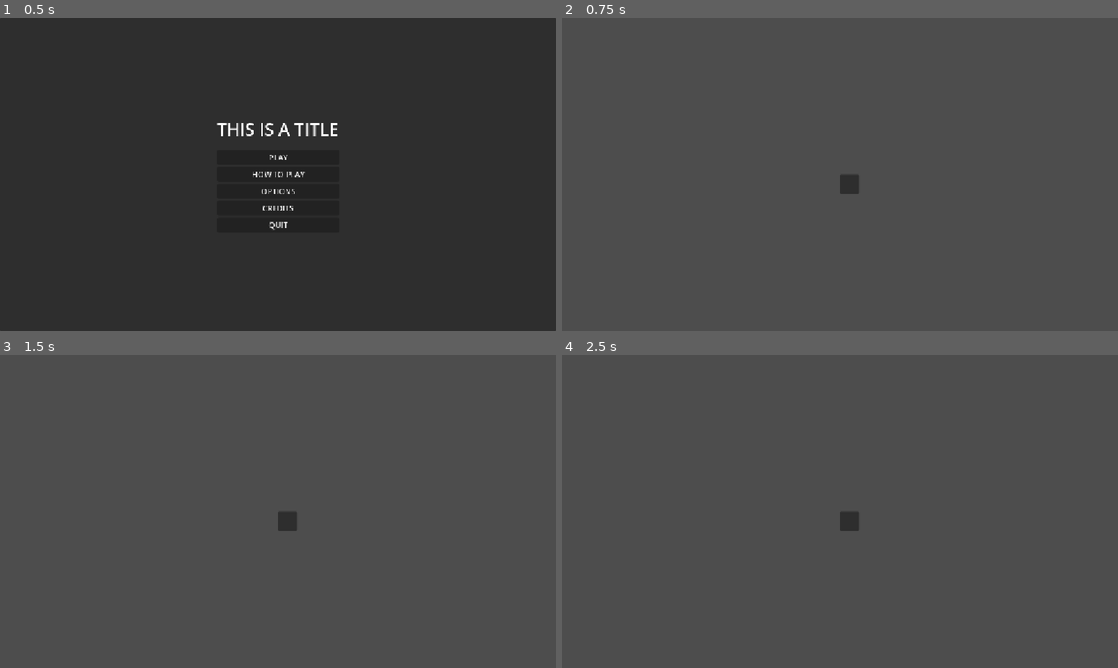
Above: before the commit, frames 1-4 (two rows, left to right).
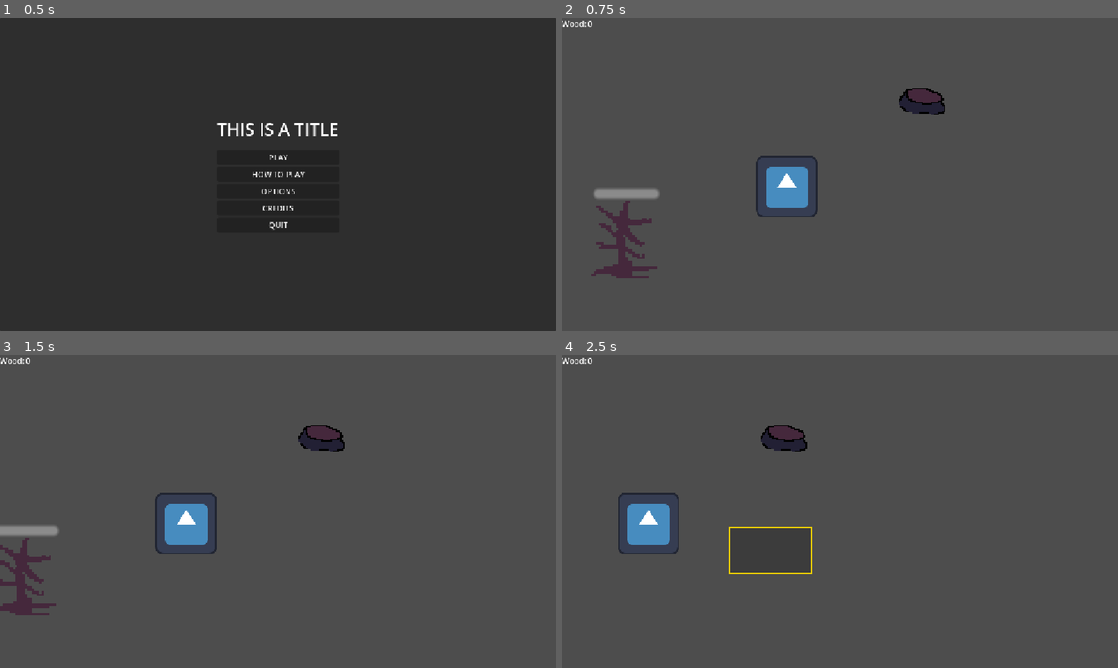
Above: after the commit, the same moments.

Repository: CIlie23/Untitled-MicroJam68-Game
Game: Godot game, scene res://src/ui/menus/main_menu.tscn
Two runs of this game, one before a commit and one after it. Both use one fixed random seed, a clock stepped at 60 frames per second and the inputs below. The engine's default icon, where the game draws it, is replaced by a stand-in: a white triangle on a blue panel in a dark square. Sound files missing from this copy of the repository are replaced by a short silence.
Inputs (mouse positions are in pixels of both pictures, inside the frame that each line leads up to):
- Up to frame 1 (0.5 s): no input
- Up to frame 2 (0.75 s): click "PLAY" at 0.5 s
- Up to frame 3 (1.5 s): tap Enter at 1.25 s; move the mouse to (400, 495) at 1.27 s; press the mouse at (400, 495) at 1.28 s; hold Right (ui_right) from 1.28 s (still down)
- Up to frame 4 (2.5 s): right-click (962, 495) at 1.55 s; release Right (ui_right) at 2 s; release the mouse at (962, 495) at 2 s; drag from (728, 527) to (812, 574) at 2.02 s

Frame 1 is identical in both runs. In frame 2, 3.4% of the frame differs, in the area x 0-69%, y 0-84%; in frame 3, 3.3%; in frame 4, 2.2%.

Commit message:
Unit logic + Spawning

Diff:
--- /dev/null
+++ b/assets/entities/unit/unit.gd
@@ -0,0 +1,34 @@
+extends CharacterBody2D
+
+@export var selected:bool = false
+@onready var box: Panel = $Box
+
+var target: Vector2 = Vector2.ZERO
+var follow_cursor = false
+var Speed = 550
+
+func _ready() -> void:
+	set_selected(selected)
+
+func set_selected(value):
+	selected = value
+	box.visible = value
+
+func _input(event: InputEvent) -> void:
+	if event.is_action_pressed("RightClick"):
+		follow_cursor = true
+	if event.is_action_released("RightClick"):
+		follow_cursor = false
+
+func _physics_process(delta: float) -> void:
+	if follow_cursor and selected:
+		target = get_global_mouse_position()
+		velocity = global_position.direction_to(target) * Speed
+		if global_position.distance_to(target) > 15:
+			move_and_slide()
+			#play walk anim
+		else:
+			velocity = Vector2.ZERO
+			#anim stop
+	else:
+		velocity = Vector2.ZERO
--- /dev/null
+++ b/assets/entities/unit/unit.tscn
@@ -0,0 +1,35 @@
+[gd_scene format=3 uid="uid://h8vpc05mtwi0"]
+
+[ext_resource type="Texture2D" uid="uid://4q335xxs2p" path="res://icon.svg" id="1_mukvx"]
+[ext_resource type="Script" uid="uid://b5giqhkwkvnt8" path="res://assets/entities/unit/unit.gd" id="1_q456h"]
+
+[sub_resource type="RectangleShape2D" id="RectangleShape2D_fqy7p"]
+size = Vector2(139, 143)
+
+[sub_resource type="StyleBoxFlat" id="StyleBoxFlat_rtxm7"]
+bg_color = Color(0.6, 0.6, 0.6, 0)
+border_width_left = 5
+border_width_top = 5
+border_width_right = 5
+border_width_bottom = 5
+border_color = Color(1, 0, 0.3372549, 1)
+border_blend = true
+
+[node name="Unit" type="CharacterBody2D" unique_id=1370506533 groups=["unit"]]
+script = ExtResource("1_q456h")
+
+[node name="CollisionShape2D" type="CollisionShape2D" parent="." unique_id=1358620830]
+position = Vector2(-1.5, -0.5)
+shape = SubResource("RectangleShape2D_fqy7p")
+
+[node name="Sprite2D" type="Sprite2D" parent="." unique_id=1280843234]
+texture = ExtResource("1_mukvx")
+
+[node name="Box" type="Panel" parent="." unique_id=896607805]
+offset_left = -71.0
+offset_top = -72.0
+offset_right = 68.0
+offset_bottom = 71.0
+theme_override_styles/panel = SubResource("StyleBoxFlat_rtxm7")
+
+[connection signal="input_event" from="." to="." method="_on_input_event"]
--- /dev/null
+++ b/assets/terrain/townhall/townhall.gd
@@ -0,0 +1,23 @@
+extends StaticBody2D
+
+var mouseEntered = false
+@onready var select: Panel = $Selected
+var Selected = false
+
+# Called every frame. 'delta' is the elapsed time since the previous frame.
+func _process(delta: float) -> void:
+	select.visible = Selected
+
+func _input(event: InputEvent) -> void:
+	if event.is_action_pressed("LeftClick"):
+		if mouseEntered == true:
+			Selected = !Selected
+			if Selected == true:
+				Global.spawnUnit(position)
+
+func _on_mouse_entered() -> void:
+	mouseEntered = true
+
+
+func _on_mouse_exited() -> void:
+	mouseEntered = false
--- /dev/null
+++ b/assets/terrain/townhall/townhall.tscn
@@ -0,0 +1,38 @@
+[gd_scene format=3 uid="uid://ncn1qvqrj1l0"]
+
+[ext_resource type="Texture2D" uid="uid://itxa4y6l8f7v" path="res://assets/textures/soup/soup.png" id="1_j6gtm"]
+[ext_resource type="Script" uid="uid://clx6u41rawc03" path="res://assets/terrain/townhall/townhall.gd" id="1_k2fjg"]
+
+[sub_resource type="RectangleShape2D" id="RectangleShape2D_fqy7p"]
+size = Vector2(29, 10)
+
+[sub_resource type="StyleBoxFlat" id="StyleBoxFlat_k2fjg"]
+bg_color = Color(0.6, 0.6, 0.6, 0)
+border_width_left = 5
+border_width_top = 5
+border_width_right = 5
+border_width_bottom = 5
+border_color = Color(1, 0, 0.3372549, 1)
+border_blend = true
+
+[node name="Townhall" type="StaticBody2D" unique_id=1677700993]
+input_pickable = true
+script = ExtResource("1_k2fjg")
+
+[node name="Sprite2D" type="Sprite2D" parent="." unique_id=353445144]
+texture = ExtResource("1_j6gtm")
+
+[node name="CollisionShape2D" type="CollisionShape2D" parent="." unique_id=1638643384]
+position = Vector2(-0.5, 9)
+shape = SubResource("RectangleShape2D_fqy7p")
+
+[node name="Selected" type="Panel" parent="." unique_id=1552119480]
+offset_left = -17.0
+offset_top = -5.0
+offset_right = 17.0
+offset_bottom = 17.0
+mouse_filter = 2
+theme_override_styles/panel = SubResource("StyleBoxFlat_k2fjg")
+
+[connection signal="mouse_entered" from="." to="." method="_on_mouse_entered"]
+[connection signal="mouse_exited" from="." to="." method="_on_mouse_exited"]
--- /dev/null
+++ b/assets/terrain/tree/tree.gd
@@ -0,0 +1,47 @@
+extends StaticBody2D
+
+var totalTime = 5
+var currTime
+var units = 0
+
+@onready var timer: Timer = $Timer
+@onready var bar: ProgressBar = $ProgressBar
+
+
+# Called when the node enters the scene tree for the first time.
+func _ready() -> void:
+	currTime = totalTime
+	bar.max_value = totalTime
+
+# Called every frame. 'delta' is the elapsed time since the previous frame.
+func _process(delta: float) -> void:
+	bar.value = currTime
+	if currTime <= 0:
+		treeChopped()
+
+
+func _on_chop_area_body_entered(body: Node2D) -> void:
+	if "Unit" in body.name:
+		units += 1
+		startChopping()
+
+func _on_chop_area_body_exited(body: Node2D) -> void:
+	if "Unit" in body.name:
+		units -= 1
+		if units <= 0:
+			timer.stop()
+
+
+func _on_timer_timeout() -> void:
+	var chopSpeed = 1 * units #more units round the tree, faster it goes
+	currTime -= chopSpeed
+	var tween = get_tree().create_tween()
+	tween.tween_property(bar, "value", currTime, 0.5).set_trans(Tween.TRANS_LINEAR)
+
+func startChopping():
+	if timer.is_stopped():
+		timer.start()
+
+func treeChopped():
+	Global.Wood += 1
+	queue_free()
--- /dev/null
+++ b/assets/terrain/tree/tree.tscn
@@ -0,0 +1,39 @@
+[gd_scene format=3 uid="uid://db35skuyw7efj"]
+
+[ext_resource type="Script" uid="uid://b7o5qftdogkv7" path="res://assets/terrain/tree/tree.gd" id="1_3oxyo"]
+[ext_resource type="Texture2D" uid="uid://balrxcuy5esrk" path="res://assets/textures/tiles/tree.png" id="2_21jrs"]
+
+[sub_resource type="RectangleShape2D" id="RectangleShape2D_fqy7p"]
+size = Vector2(13, 7.5)
+
+[sub_resource type="CircleShape2D" id="CircleShape2D_rtxm7"]
+radius = 23.021729
+
+[node name="Tree" type="StaticBody2D" unique_id=387960191]
+script = ExtResource("1_3oxyo")
+
+[node name="Sprite2D" type="Sprite2D" parent="." unique_id=608332616]
+texture = ExtResource("2_21jrs")
+
+[node name="CollisionShape2D" type="CollisionShape2D" parent="." unique_id=54774457]
+position = Vector2(-1.5, 13.25)
+shape = SubResource("RectangleShape2D_fqy7p")
+
+[node name="ChopArea" type="Area2D" parent="." unique_id=1623105865]
+
+[node name="CollisionShape2D" type="CollisionShape2D" parent="ChopArea" unique_id=118113324]
+position = Vector2(-1, 2)
+shape = SubResource("CircleShape2D_rtxm7")
+
+[node name="Timer" type="Timer" parent="." unique_id=158423131]
+
+[node name="ProgressBar" type="ProgressBar" parent="." unique_id=1490392441]
+offset_left = -13.0
+offset_top = -21.0
+offset_right = 14.0
+offset_bottom = -17.0
+show_percentage = false
+
+[connection signal="body_entered" from="ChopArea" to="." method="_on_chop_area_body_entered"]
+[connection signal="body_exited" from="ChopArea" to="." method="_on_chop_area_body_exited"]
+[connection signal="timeout" from="Timer" to="." method="_on_timer_timeout"]
--- a/project.godot
+++ b/project.godot
@@ -26,6 +26,33 @@
 window/stretch/mode="canvas_items"
 window/stretch/aspect="expand"
 
+[global_group]
+
+unit=""
+
+[input]
+
+LeftClick={
+"deadzone": 0.2,
+"events": [Object(InputEventMouseButton,"resource_local_to_scene":false,"resource_name":"","device":-1,"window_id":0,"alt_pressed":false,"shift_pressed":false,"ctrl_pressed":false,"meta_pressed":false,"button_mask":1,"position":Vector2(245, 18),"global_position":Vector2(254, 66),"factor":1.0,"button_index":1,"canceled":false,"pressed":true,"double_click":false,"script":null)
+]
+}
+RightClick={
+"deadzone": 0.2,
+"events": [Object(InputEventMouseButton,"resource_local_to_scene":false,"resource_name":"","device":-1,"window_id":0,"alt_pressed":false,"shift_pressed":false,"ctrl_pressed":false,"meta_pressed":false,"button_mask":2,"position":Vector2(528, 6),"global_position":Vector2(537, 54),"factor":1.0,"button_index":2,"canceled":false,"pressed":true,"double_click":false,"script":null)
+]
+}
+WheelUp={
+"deadzone": 0.2,
+"events": [Object(InputEventMouseButton,"resource_local_to_scene":false,"resource_name":"","device":-1,"window_id":0,"alt_pressed":false,"shift_pressed":false,"ctrl_pressed":false,"meta_pressed":false,"button_mask":8,"position":Vector2(331, 8),"global_position":Vector2(340, 56),"factor":1.0,"button_index":4,"canceled":false,"pressed":true,"double_click":false,"script":null)
+]
+}
+WheelDown={
+"deadzone": 0.2,
+"events": [Object(InputEventMouseButton,"resource_local_to_scene":false,"resource_name":"","device":-1,"window_id":0,"alt_pressed":false,"shift_pressed":false,"ctrl_pressed":false,"meta_pressed":false,"button_mask":16,"position":Vector2(357, 19),"global_position":Vector2(366, 67),"factor":1.0,"button_index":5,"canceled":false,"pressed":true,"double_click":false,"script":null)
+]
+}
+
 [physics]
 
 3d/physics_engine="Jolt Physics"
--- a/src/autoload/Global.gd
+++ b/src/autoload/Global.gd
@@ -1,11 +1,16 @@
 extends Node
 
+@onready var spawn = preload("res://src/ui/dialogue/spawn_unit.tscn")
 
-# Called when the node enters the scene tree for the first time.
-func _ready() -> void:
-	pass # Replace with function body.
+var Wood = 0
 
-
-# Called every frame. 'delta' is the elapsed time since the previous frame.
-func _process(delta: float) -> void:
-	pass
+func spawnUnit(pos):
+	var path = get_tree().get_root().get_node("World/Units")
+	var hasSpawn = false
+	for i in path.get_child_count():
+		if "SpawnUnit" in path.get_child(i).name:
+			hasSpawn = true
+	if hasSpawn == false:
+		var spawnUnit = spawn.instantiate()
+		spawnUnit.housePos = pos
+		path.add_child(spawnUnit)
--- /dev/null
+++ b/src/levels/world.gd
@@ -0,0 +1,30 @@
+extends Node2D
+
+var units = []
+
+func _ready() -> void:
+	get_units()
+
+func get_units():
+	units = null
+	units = get_tree().get_nodes_in_group("unit")
+
+func _on_camera_area_selected(object) -> void:
+	var start = object.start
+	var end = object.end
+	var area = []
+	area.append(Vector2(min(start.x, end.x), min (start.y, end.y)))
+	area.append(Vector2(max(start.x, end.x), max(start.y, end.y)))
+	var ut = get_units_in_area(area)
+	for u in units:
+		u.set_selected(false)
+	for u in ut:
+		u.set_selected(!u.selected)
+
+func get_units_in_area(area):
+	var u = []
+	for unit in units:
+		if (unit.position.x > area[0].x) and (unit.position.x < area[1].x):
+			if (unit.position.y > area[0].y) and (unit.position.y < area[1].y):
+				u.append(unit)
+	return u
--- a/src/levels/world.tscn
+++ b/src/levels/world.tscn
@@ -1,10 +1,42 @@
 [gd_scene format=3 uid="uid://ufj1jmngqsds"]
 
-[ext_resource type="PackedScene" uid="uid://ccs0buydk4645" path="res://src/ui/hud/ui.tscn" id="1_qd0h3"]
+[ext_resource type="Script" uid="uid://dne6j7jiaj50l" path="res://src/levels/world.gd" id="1_q35l7"]
+[ext_resource type="Script" uid="uid://b7nve0a26tikt" path="res://src/ui/hud/camera.gd" id="1_qd0h3"]
+[ext_resource type="PackedScene" uid="uid://h8vpc05mtwi0" path="res://assets/entities/unit/unit.tscn" id="2_jimqh"]
 [ext_resource type="PackedScene" path="res://src/ui/menus/pause_menu.tscn" id="2_pause"]
+[ext_resource type="PackedScene" uid="uid://db35skuyw7efj" path="res://assets/terrain/tree/tree.tscn" id="4_j8oow"]
+[ext_resource type="PackedScene" uid="uid://ncn1qvqrj1l0" path="res://assets/terrain/townhall/townhall.tscn" id="5_hkv0b"]
+[ext_resource type="PackedScene" uid="uid://ccs0buydk4645" path="res://src/ui/hud/ui.tscn" id="5_wr3og"]
 
 [node name="World" type="Node2D" unique_id=1628329778]
+y_sort_enabled = true
+script = ExtResource("1_q35l7")
 
-[node name="UI" parent="." unique_id=648317043 instance=ExtResource("1_qd0h3")]
+[node name="Camera" type="Camera2D" parent="." unique_id=944772322]
+position = Vector2(574, 326)
+script = ExtResource("1_qd0h3")
 
-[node name="PauseMenu" parent="." instance=ExtResource("2_pause")]
+[node name="UI" parent="." unique_id=648317043 instance=ExtResource("5_wr3og")]
+
+[node name="PauseMenu" parent="." unique_id=891804397 instance=ExtResource("2_pause")]
+
+[node name="Units" type="Node2D" parent="." unique_id=2012210298]
+y_sort_enabled = true
+
+[node name="Unit" parent="Units" unique_id=1370506533 instance=ExtResource("2_jimqh")]
+position = Vector2(464, 351)
+
+[node name="Objects" type="Node2D" parent="." unique_id=1800154722]
+y_sort_enabled = true
+
+[node name="Tree" parent="Objects" unique_id=387960191 instance=ExtResource("4_j8oow")]
+position = Vector2(129, 461)
+scale = Vector2(5, 5)
+
+[node name="Houses" type="Node2D" parent="." unique_id=31918186]
+
+[node name="Townhall" parent="Houses" unique_id=1677700993 instance=ExtResource("5_hkv0b")]
+position = Vector2(744, 155)
+scale = Vector2(3, 3)
+
+[connection signal="area_selected" from="Camera" to="." method="_on_camera_area_selected"]
--- /dev/null
+++ b/src/ui/dialogue/spawn_unit.gd
@@ -0,0 +1,27 @@
+extends Node2D
+
+@onready var unit = preload("uid://h8vpc05mtwi0")
+var housePos = Vector2(300, 300)
+
+func _on_yes_pressed() -> void:
+	var rng = RandomNumberGenerator.new()
+	rng.randomize()
+
+	var randomPosX = rng.randi_range(-50, 50)
+	var randomPosY = rng.randi_range(-50, 50)
+
+	var unitPath = get_tree().get_root().get_node("World/Units")
+	var worldPath = get_tree().get_root().get_node("World")
+	var unit1 = unit.instantiate()
+
+
+	unit1.position = housePos + Vector2(randomPosX, randomPosY)
+	unitPath.add_child(unit1)
+	worldPath.get_units()
+
+func _on_no_pressed() -> void:
+	var housePath = get_tree().get_root().get_node("World/Houses")
+	for i in housePath.get_child_count():
+		if housePath.get_child(i).Selected == true:
+			housePath.get_child(i).Selected = false
+	queue_free()
--- /dev/null
+++ b/src/ui/dialogue/spawn_unit.tscn
@@ -0,0 +1,36 @@
+[gd_scene format=3 uid="uid://7lem0osnqw30"]
+
+[ext_resource type="Script" uid="uid://d3wp4w3gcjgle" path="res://src/ui/dialogue/spawn_unit.gd" id="1_4uvx0"]
+
+[node name="SpawnUnit" type="Node2D" unique_id=932671990]
+script = ExtResource("1_4uvx0")
+
+[node name="Panel" type="Panel" parent="." unique_id=803925504]
+offset_left = 320.0
+offset_top = 192.0
+offset_right = 768.0
+offset_bottom = 448.0
+
+[node name="Label" type="Label" parent="." unique_id=643829599]
+offset_left = 416.0
+offset_top = 256.0
+offset_right = 702.0
+offset_bottom = 296.0
+text = "Would you like to purchase this unit?"
+
+[node name="Yes" type="Button" parent="." unique_id=701786214]
+offset_left = 384.0
+offset_top = 392.0
+offset_right = 512.0
+offset_bottom = 423.0
+text = "Yes"
+
+[node name="No" type="Button" parent="." unique_id=1778129622]
+offset_left = 576.0
+offset_top = 392.0
+offset_right = 704.0
+offset_bottom = 423.0
+text = "No"
+
+[connection signal="pressed" from="Yes" to="." method="_on_yes_pressed"]
+[connection signal="pressed" from="No" to="." method="_on_no_pressed"]
--- a/src/ui/hud/camera.gd
+++ b/src/ui/hud/camera.gd
@@ -1,16 +1,95 @@
 extends Camera2D
 
+
+# Camera Control
+@export var SPEED = 20.0
+@export var ZOOM_SPEED = 20.0
+@export var ZOOM_MARGIN = 0.1
+@export var ZOOM_MIN = 0.5
+@export var ZOOM_MAX = 3.0
+
+var zoomFactor = 1.0
+var zoomPos = Vector2()
+var zooming = false
 var mousePos = Vector2()
 
 var mousePosGlobal = Vector2()
 var start = Vector2()
-var startY = Vector2()
+var startV = Vector2()
 var end = Vector2()
-var endY = Vector2()
+var endV = Vector2()
 var isDragging = false
 
-signal area_selected
+signal area_selected(area)
 signal start_move_selection
 
-func draw_area():
-	pass
+@onready var panel: Panel = $"../UI/Panel"
+
+func _process(delta: float) -> void:
+
+	var inputX = int(Input.is_action_pressed("ui_right")) - int(Input.is_action_pressed("ui_left"))
+	var inputY = int(Input.is_action_pressed("ui_down")) - int(Input.is_action_pressed("ui_up"))
+
+	position.x = lerp(position.x, position.x + inputX * SPEED * zoom.x, SPEED * delta)
+	position.y = lerp(position.y, position.y + inputY * SPEED * zoom.y, SPEED * delta)
+
+	zoom.x = lerp(zoom.x, zoom.x * zoomFactor, ZOOM_SPEED * delta)
+	zoom.y = lerp(zoom.y, zoom.y * zoomFactor, ZOOM_SPEED * delta)
+
+	zoom.x = clamp(zoom.x, ZOOM_MIN, ZOOM_MAX)
+	zoom.y = clamp(zoom.y, ZOOM_MIN, ZOOM_MAX)
+
+	if not zooming:
+		zoomFactor = 1.0
+
+	if Input.is_action_just_pressed("LeftClick"):
+		start = mousePosGlobal
+		startV = mousePos
+		isDragging = true
+
+	if isDragging:
+		end = mousePosGlobal
+		endV = mousePos
+		draw_area()
+
+	if Input.is_action_just_released("LeftClick"):
+		if startV.distance_to(mousePos) > 20:
+			end = mousePosGlobal
+			endV = mousePos
+			isDragging = false
+			draw_area(false)
+			emit_signal("area_selected", self)
+		else:
+			end = start
+			isDragging = false
+			draw_area(false)
+
+func _input(event: InputEvent) -> void:
+	if abs(zoomPos.x - get_global_mouse_position().x) > ZOOM_MARGIN:
+		zoomFactor = 1.0
+	if abs(zoomPos.y - get_global_mouse_position().y) > ZOOM_MARGIN:
+		zoomFactor = 1.0
+
+	if event is InputEventMouseButton:
+		if event.is_pressed():
+			zooming = true
+			if event.is_action("WheelDown"):
+				zoomFactor -= 0.01 * ZOOM_SPEED
+				zoomPos = get_global_mouse_position()
+			if event.is_action("WheelUp"):
+				zoomFactor += 0.01 * ZOOM_SPEED
+				zoomPos = get_global_mouse_position()
+	else:
+		zooming = false
+	if event is InputEventMouse:
+		mousePos = event.position
+		mousePosGlobal = get_global_mouse_position()
+
+# the select area
+func draw_area(s=true):
+	panel.size = Vector2(abs(startV.x - endV.x), abs(startV.y - endV.y))
+	var pos = Vector2()
+	pos.x = min(startV.x, endV.x)
+	pos.y = min(startV.y, endV.y)
+	panel.position = pos
+	panel.size *= int(s)
--- /dev/null
+++ b/src/ui/hud/ui.gd
@@ -0,0 +1,12 @@
+extends Node
+
+@onready var label: Label = $Label
+
+# Called when the node enters the scene tree for the first time.
+func _ready() -> void:
+	pass # Replace with function body.
+
+
+# Called every frame. 'delta' is the elapsed time since the previous frame.
+func _process(delta: float) -> void:
+	label.text = "Wood: " + str(Global.Wood)
--- a/src/ui/hud/ui.tscn
+++ b/src/ui/hud/ui.tscn
@@ -1,12 +1,22 @@
 [gd_scene format=3 uid="uid://ccs0buydk4645"]
 
-[ext_resource type="Script" uid="uid://b7nve0a26tikt" path="res://src/ui/hud/camera.gd" id="1_bepx4"]
+[ext_resource type="Script" uid="uid://uhvfjr0mxe7h" path="res://src/ui/hud/ui.gd" id="1_bepx4"]
 
-[node name="UI" type="Node" unique_id=648317043]
+[sub_resource type="StyleBoxFlat" id="StyleBoxFlat_bepx4"]
+bg_color = Color(0, 0, 0, 0.21176471)
+border_width_left = 2
+border_width_top = 2
+border_width_right = 2
+border_width_bottom = 2
+border_color = Color(0.91509295, 0.8018863, 0, 1)
 
-[node name="Camera" type="Camera2D" parent="." unique_id=944772322]
+[node name="UI" type="CanvasLayer" unique_id=2026718745]
 script = ExtResource("1_bepx4")
 
 [node name="Panel" type="Panel" parent="." unique_id=1745375936]
+size_flags_horizontal = 0
+theme_override_styles/panel = SubResource("StyleBoxFlat_bepx4")
+
+[node name="Label" type="Label" parent="." unique_id=964517606]
 offset_right = 40.0
-offset_bottom = 40.0
+offset_bottom = 23.0
Not shown, added: assets/entities/unit/unit.gd.uid
Not shown, added: assets/terrain/townhall/townhall.gd.uid
Not shown, added: assets/terrain/tree/tree.gd.uid
Binary file added: assets/textures/tiles/tree.png
Not shown, added: assets/textures/tiles/tree.png.import
Not shown, added: src/levels/world.gd.uid
Not shown, added: src/ui/dialogue/spawn_unit.gd.uid
Not shown, added: src/ui/hud/ui.gd.uid
